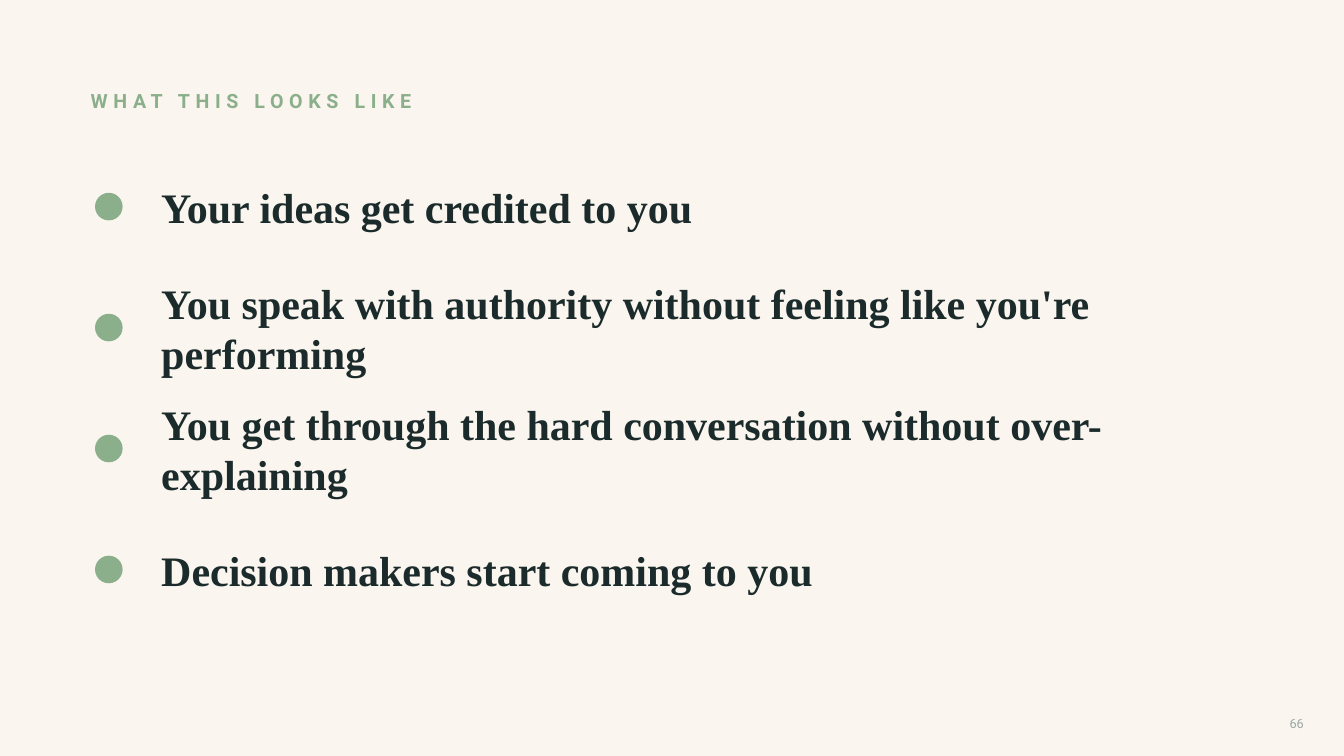
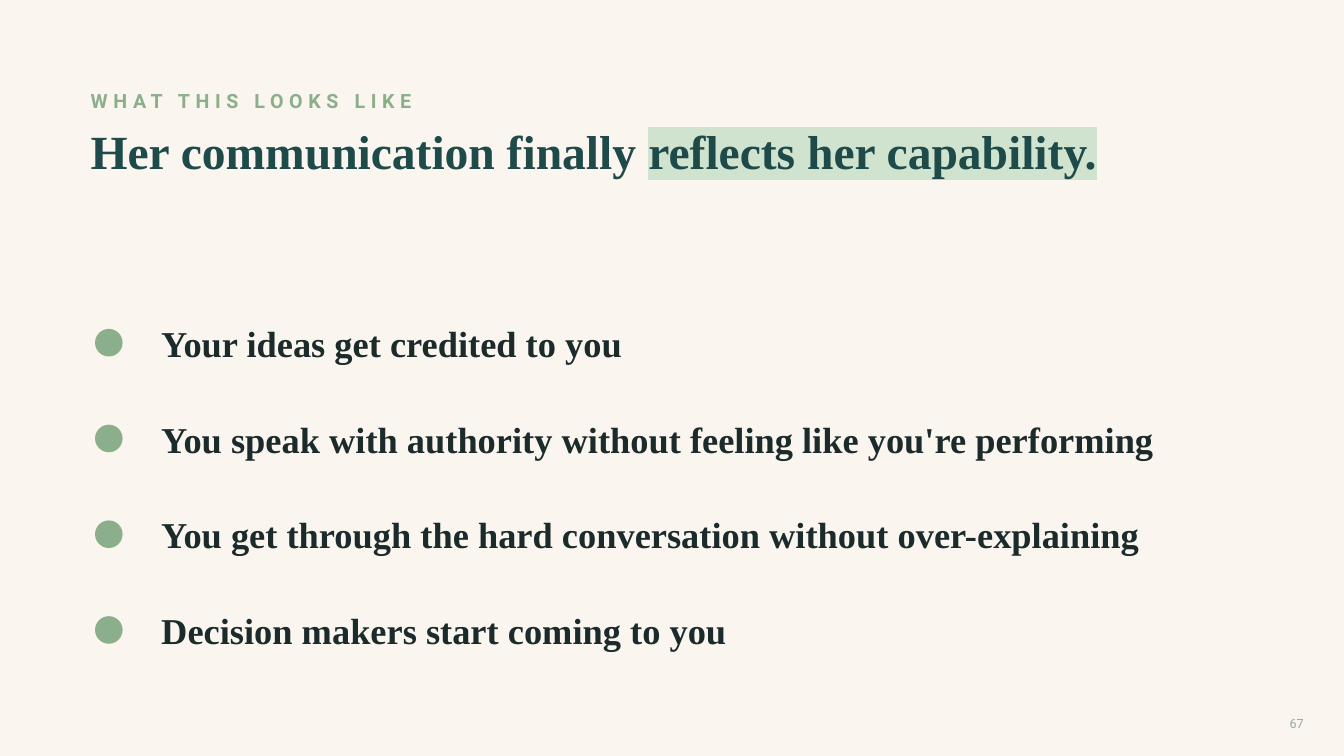
Before and after one commit to danielkelleyy/Beacon-Media, a slide deck: slide 67 of masterclass/tamara-lashchyk/Tamara-Masterclass-v3.pptx (slide 66 before the commit). Drawn at 1344x756 pixels with LibreOffice and Linux fonts; fonts in the diff are those of the drawing. Boxes give left, top, right and bottom in pixels: in the first picture for what was removed or moved away, otherwise in the second. Text is boxed around its words. In the diff, an @@ line names an element or a change of style, - is before the commit and + after.

```diff
--- a/masterclass/tamara-lashchyk/Tamara-Masterclass-v3.pptx
+++ b/masterclass/tamara-lashchyk/Tamara-Masterclass-v3.pptx
@@ text added at [91,135,1097,179], 34 pt, text #1E4A4A, bold @@
+Her communication finally reflects her capability.
@@ size 30 to 26 pt in 4 elements at [161,618,727,651], [161,522,1139,555], [161,427,1153,460], [161,331,622,364] @@
@@ text "Your ideas get credited to ...": place and size @@
-text "Your ideas get credited to ..." at [161,194,692,231]
+text "Your ideas get credited to ..." at [161,331,622,364]
@@ ellipse: place and size @@
-ellipse at [96,315,122,341]
+ellipse at [96,330,122,356]
@@ text "You speak with authority without ...": place and size @@
-text "You speak with authority without ..." at [161,289,1089,377]
+text "You speak with authority without ..." at [161,427,1153,460]
@@ ellipse: place and size @@
-ellipse at [96,436,122,462]
+ellipse at [96,425,122,452]
@@ text "You get through the hard ...": place and size @@
-text "You get through the hard ..." at [161,411,1102,498]
+text "You get through the hard ..." at [161,522,1139,555]
@@ ellipse: place and size @@
-ellipse at [96,557,122,583]
+ellipse at [96,521,122,547]
@@ text "Decision makers start coming to ...": place and size @@
-text "Decision makers start coming to ..." at [161,557,812,594]
+text "Decision makers start coming to ..." at [161,618,727,651]
@@ ellipse: place and size @@
-ellipse at [96,194,122,220]
+ellipse at [96,617,122,643]
@@ page number at [1290,719,1304,728]: text changed @@
-66
+67
```
Also in this commit, not shown: 7 other slides changed, 12 slides added, 16 slides removed, 5 other files.
